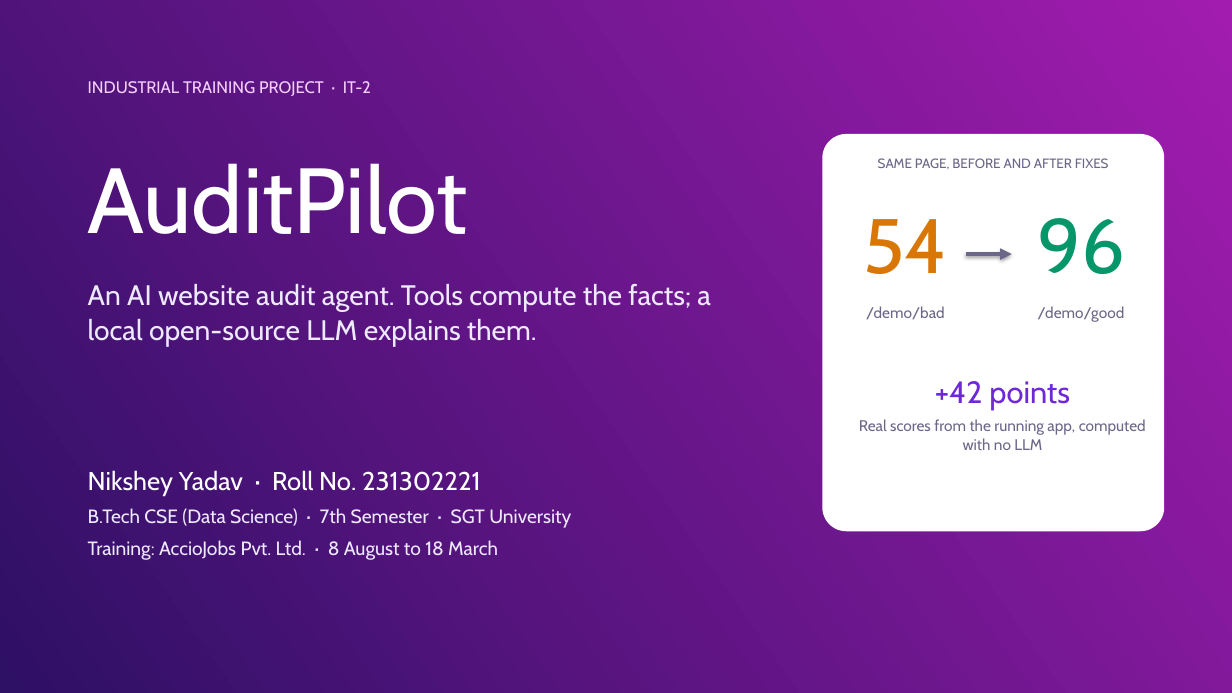
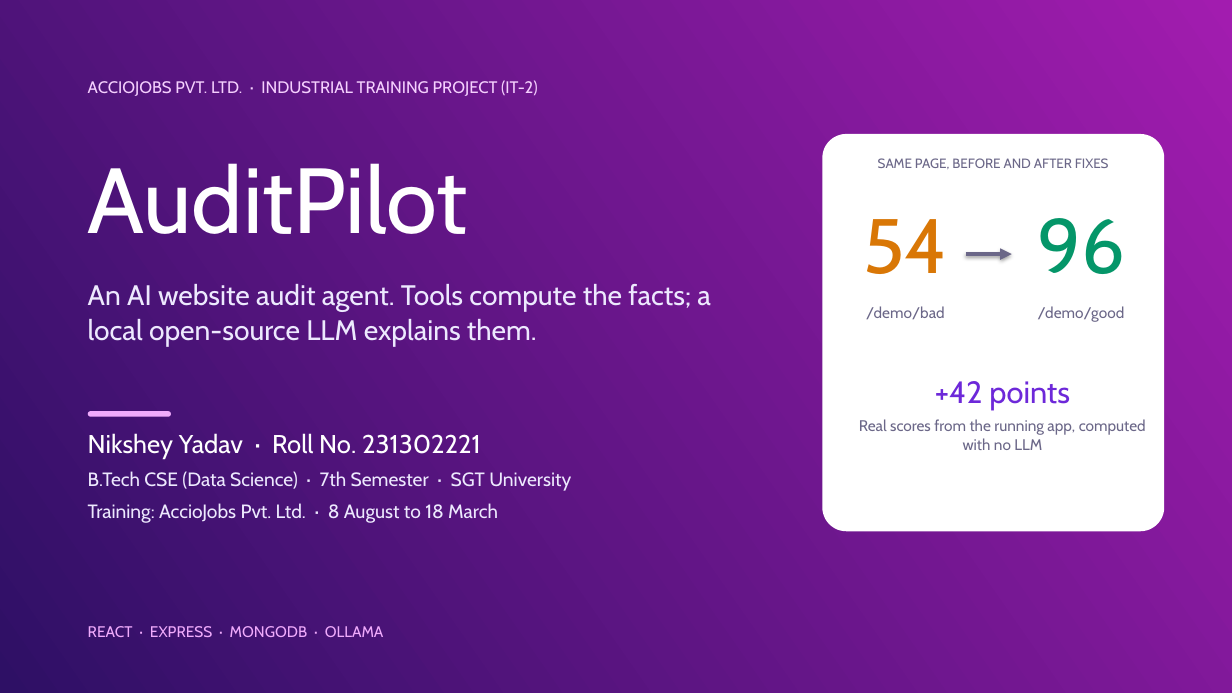
Before and after one commit to NiksheyYadav/AuditPilot, a slide deck: slide 1 of AuditPilot_IT2_Presentation.pptx. Drawn at 1232x693 pixels with LibreOffice and Linux fonts; fonts in the diff are those of the drawing. Boxes give left, top, right and bottom in pixels: in the first picture for what was removed or moved away, otherwise in the second. Text is boxed around its words. In the diff, an @@ line names an element or a change of style, - is before the commit and + after.

```diff
--- a/AuditPilot_IT2_Presentation.pptx
+++ b/AuditPilot_IT2_Presentation.pptx
@@ text at <box>88,80,537,96</box>: text changed @@
-INDUSTRIAL TRAINING PROJECT · IT-2
+ACCIOJOBS PVT. LTD. · INDUSTRIAL TRAINING PROJECT (IT-2)
@@ rounded rectangle added at <box>88,411,171,417</box>, fill #F0ABFC @@
@@ text "Nikshey Yadav · Roll No. ...": place and size @@
-text "Nikshey Yadav · Roll No. ..." at <box>88,470,571,560</box>
+text "Nikshey Yadav · Roll No. ..." at <box>88,433,571,523</box>
@@ text added at <box>88,626,384,637</box>, 12 pt, text #F0ABFC @@
+REACT · EXPRESS · MONGODB · OLLAMA
```
Also in this commit, not shown: 11 other slides changed, 40 other files.
